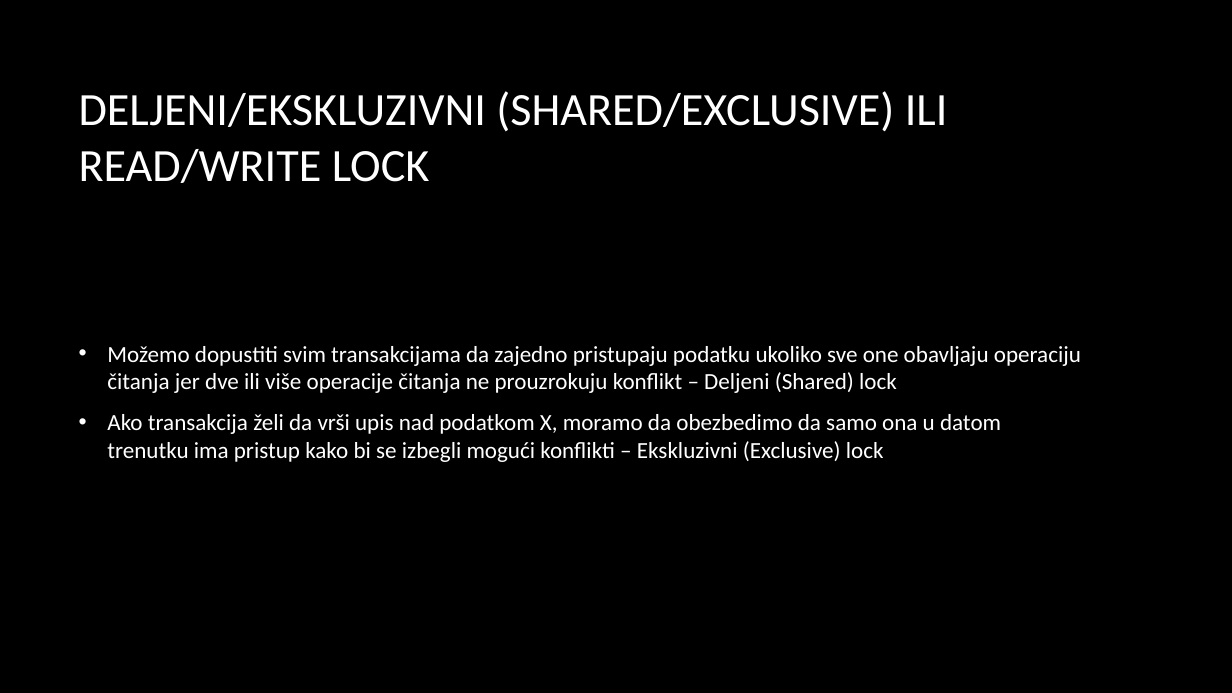
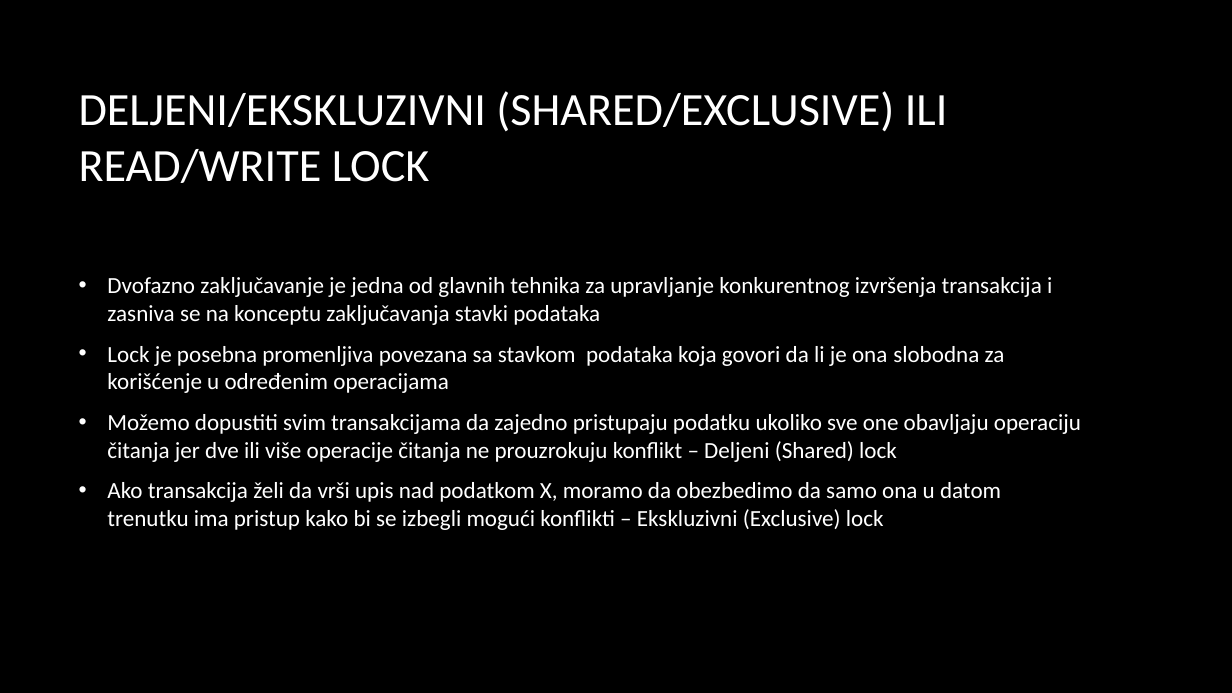
Before and after one commit to Rista5/DBMS, a slide deck: slide 6 of Obrada transakcija/Obrada transakcija.pptx. Drawn at 1232x693 pixels with LibreOffice and Linux fonts; fonts in the diff are those of the drawing; background and template pictures are left out. Boxes give left, top, right and bottom in pixels: in the first picture for what was removed or moved away, otherwise in the second. Text is boxed around its words. In the diff, an @@ line names an element or a change of style, - is before the commit and + after.

```diff
--- a/Obrada transakcija/Obrada transakcija.pptx
+++ b/Obrada transakcija/Obrada transakcija.pptx
@@ text at <box>107,277,1052,393</box>: paragraphs added @@
+• Dvofazno zaključavanje je jedna od glavnih tehnika za upravljanje konkurentnog izvršenja transakcija i zasniva se na konceptu zaključavanja stavki podataka
+• Lock je posebna promenljiva povezana sa stavkom podataka koja govori da li je ona slobodna za korišćenje u određenim operacijama
```
Also in this commit, not shown: 2 other slides changed.
